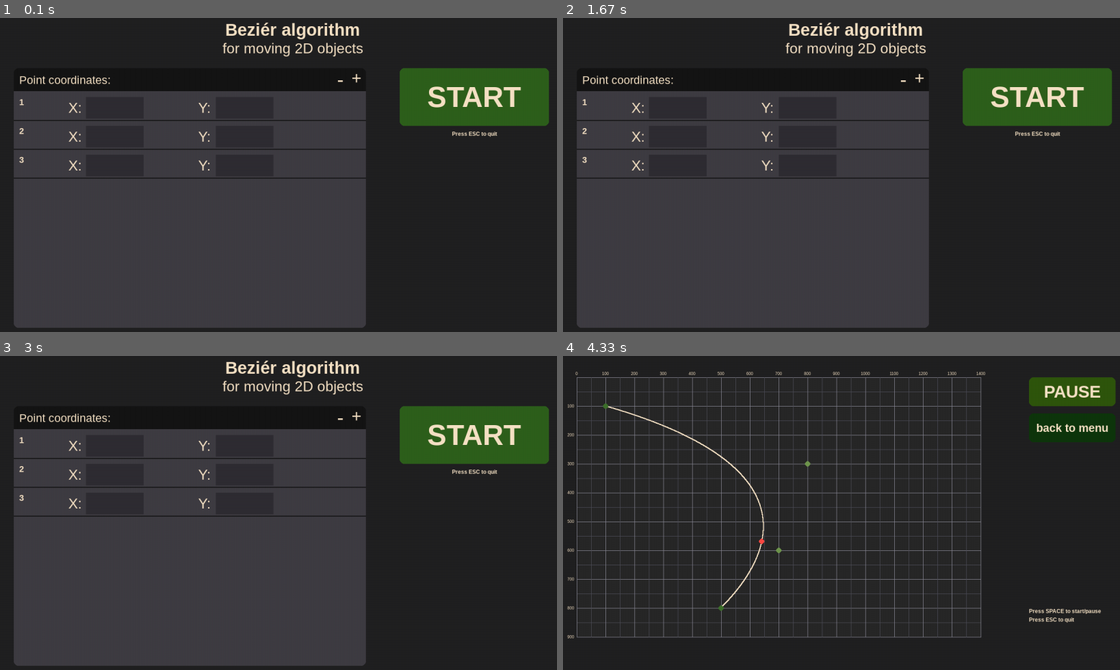
Above: before the commit, frames 1-4 (two rows, left to right).
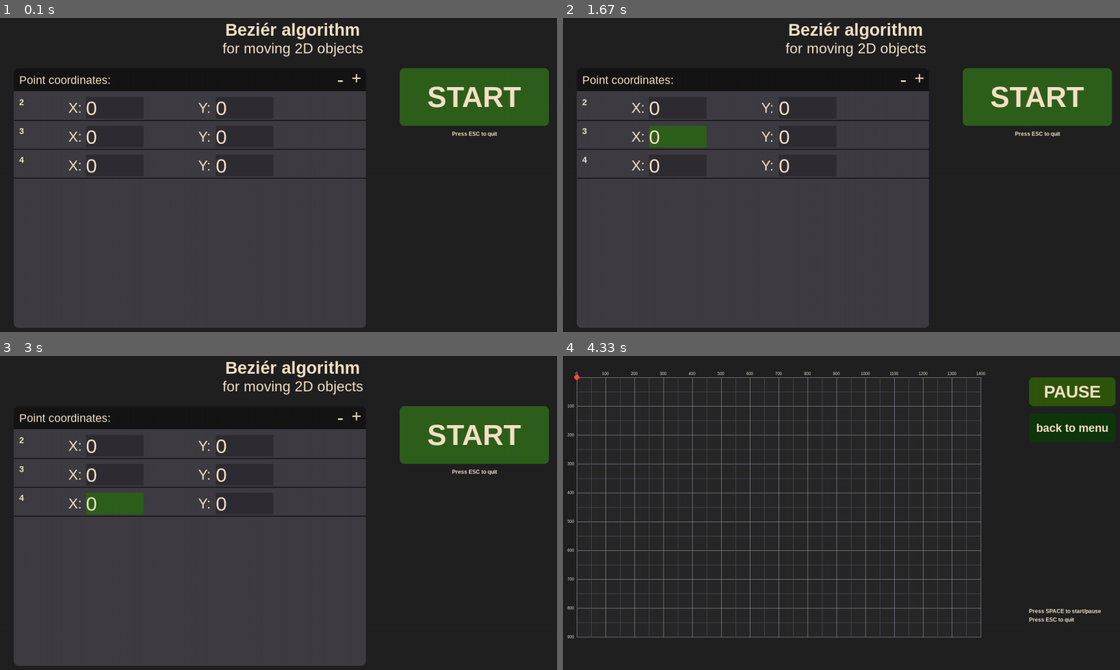
Above: after the commit, the same moments.

Repository: 0wlie22/bezier-curve-motion
Game: pygame game, started from main.py
Two runs of this game, one before a commit and one after it. Both use one fixed random seed, a clock stepped at 60 frames per second and the inputs below.
Inputs (mouse positions are in pixels of both pictures, inside the frame that each line leads up to):
- Up to frame 1 (0.1 s): no input
- Up to frame 2 (1.67 s): click (1053, 175) at 0.38 s; click "back to menu" at 0.72 s; click (663, 131) at 1.22 s; hold Backspace from 1.5 s (still down)
- Up to frame 3 (3 s): release Backspace at 1.97 s; click (116, 503) at 2.05 s, where only the run after the commit has a clickable "0"; tap Space at 2.83 s
- Up to frame 4 (4.33 s): click (980, 494) at 3.22 s; tap Space at 3.5 s; click "START" at 3.88 s

The runs differ from the first frame. In frame 1, 0.3% of the frame differs, in the area x 3-41%, y 25-50%; in frame 2, 0.9%; in frame 3, 0.9%; in frame 4, 0.4%.

Commit message:
Fixed drawing curve, added keyboard input (back to menu not working)

Diff:
--- a/main.py
+++ b/main.py
@@ -13,15 +13,10 @@
 K: float = HEIGHT / 1200
 
 input_boxes = []
-koord_list = [100, 100, 800, 300, 700, 600, 500, 800]
+
+
 BLOCK: int = int((100 * K) - (100 * K) % 2)
 
-line_koord_x: list[int] = []
-line_koord_y: list[int] = []
-
-# split coordinate list into separate x and y coordinate lists
-koord_x: list = koord_list[::2]
-koord_y: list = koord_list[1::2]
 
 colors: dict = {
     "fill": "#212122",
@@ -37,10 +32,11 @@
     "moving_dot": "#fb4943",
     "line": "#f6e2c5",
     "text": "#000000",
-    "input": "#2F2D33"
+    "input": "#2F2D33",
+    "back": "#0f360d"
 }
 
-
+# ---------------------------------------------------------------------------- drawing simple items
 def draw_grid():
     WIN.fill(colors["fill"])
 
@@ -70,41 +66,19 @@
         count_y += 1
 
 
-def draw_curve_dots():
-    for k in range(0, len(koord_list) - 1, 2):
-        if k == 0 or k == len(koord_list) - 2:
+def draw_button(label: str, color: str, x: int, y: int, width, height, size):
+    pg.draw.rect(WIN, color, (x, y, width, height), int(height / 2), 10)
+    blit_text(label, x + int(width / 2), y + int(height / 2), size, True, True, "xy")
+
+
+def draw_curve_dots(coord_list: list):
+    for k in range(0, len(coord_list) - 1, 2):
+        if k == 0 or k == len(coord_list) - 2:
             color = colors["main_dot"]
         else:
             color = colors["middle_dot"]
-        pg.draw.circle(WIN, color, (koord_list[k] / 100 * BLOCK + BLOCK, koord_list[k + 1] / 100 * BLOCK + BLOCK),
+        pg.draw.circle(WIN, color, (coord_list[k] / 100 * BLOCK + BLOCK, coord_list[k + 1] / 100 * BLOCK + BLOCK),
                        10 * K)
-
-
-def draw_bezier_curve(list_x, list_y):
-    for index in range(0, len(list_x)):
-        x = list_x[index] / 100 * BLOCK + BLOCK
-        y = list_y[index] / 100 * BLOCK + BLOCK
-        pg.draw.circle(WIN, colors["line"], (x, y), 1)
-
-
-def draw_button(label: str, color: str, x: int, y: int, width, height, size):
-    pg.draw.rect(WIN, color, (x, y, width, height), int(height / 2), 10)
-    blit_text(label, x + int(width / 2), y + int(height / 2), size, True, True, "xy")
-
-
-def calculate_polynomial(k_x: list, k_y: list, t: float) -> tuple[int, int]:
-    n = int(len(k_x))
-    x = y = 0
-
-    for j in range(0, n):
-        polynomial = binom(n - 1, j) * (1 - t) ** (n - 1 - j) * (t ** j)
-        x += k_x[j] * polynomial
-        y += k_y[j] * polynomial
-
-    line_koord_x.append(x)
-    line_koord_y.append(y)
-
-    return x, y
 
 
 def draw_axis_numbers():
@@ -120,10 +94,7 @@
 
 def blit_text(string: str, x: int, y: int, size: int, bold=False, change=False, change_coord="", text_color=""):
     font = pg.font.SysFont("Arial", int(size * K), bold=True) if bold else pg.font.SysFont("Arial", int(size * K))
-    if text_color == "red":
-        color = colors["error"]
-    else:
-        color = colors["line"]
+    color = colors["red"] if text_color == "red" else colors["line"]
 
     text = font.render(string, True, color)
 
@@ -138,23 +109,50 @@
     WIN.blit(text, (x, y))
 
 
-def draw_input_box(points: int, active_box: int):
+def draw_input_box(points: int, active_box: int, coord_list: list):
     input_boxes.clear()
-    color = colors["input"]
 
     for i in range(1, points + 1):
-        # color = colors["start_button"] if active_box == i + 1 else colors["input"]
         pg.draw.line(WIN, colors["header"], (BLOCK, 2 * BLOCK + BLOCK * i + int((HEIGHT - 4 * BLOCK) / 10)),
                      (BLOCK + (WIDTH - BLOCK) / 5 * 3 - 1, 2 * BLOCK + BLOCK * i + int((HEIGHT - 4 * BLOCK) / 10)), 2)
-        blit_text(str(i), int(1.2 * BLOCK), 2 * BLOCK + i * BLOCK, 30, bold=True)
+        blit_text(str(i + 1), int(1.2 * BLOCK), 2 * BLOCK + i * BLOCK, 30, bold=True)
         blit_text("X:", int(2.9 * BLOCK), 2 * BLOCK + i * BLOCK + int(0.1 * BLOCK), 50)
         blit_text("Y:", int(7.4 * BLOCK), 2 * BLOCK + i * BLOCK+ int(0.1 * BLOCK), 50)
-        pg.draw.rect(WIN, color, (int(3.5 * BLOCK), 2 * BLOCK + i * BLOCK, 2 * BLOCK, BLOCK - int(25 * K)))
-        pg.draw.rect(WIN, color, (8 * BLOCK, 2 * BLOCK + i * BLOCK, 2 * BLOCK, BLOCK - int(25 * K)))
+
+        color_x = colors["start_button"] if active_box == i * 2 - 1 else colors["input"]
+        color_y = colors["start_button"] if active_box == i * 2 else colors["input"]
+
+        pg.draw.rect(WIN, color_x, (int(3.5 * BLOCK), 2 * BLOCK + i * BLOCK, 2 * BLOCK, BLOCK - int(25 * K)))
+        pg.draw.rect(WIN, color_y, (8 * BLOCK, 2 * BLOCK + i * BLOCK, 2 * BLOCK, BLOCK - int(25 * K)))
         input_boxes.extend((int(3.5 * BLOCK), 2 * BLOCK + i * BLOCK, 8 * BLOCK, 2 * BLOCK + i * BLOCK))
-
-
-def main_menu(points: int, active_box: int):
+        blit_text(str(coord_list[2 * i - 2]), int(3.5 * BLOCK), 2 * BLOCK + i * BLOCK, 70)
+        blit_text(str(coord_list[2 * i - 1]), 8 * BLOCK, 2 * BLOCK + i * BLOCK, 70)
+# ---------------------------------------------------------------------------- drawing simple items
+
+
+def draw_bezier_curve(line_coord_x: list, line_coord_y: list):
+    for index in range(0, len(line_coord_x)):
+        x = line_coord_x[index] / 100 * BLOCK + BLOCK
+        y = line_coord_y[index] / 100 * BLOCK + BLOCK
+        pg.draw.circle(WIN, colors["line"], (x, y), 1)
+
+
+def calculate_polynomial(x_coordinates: list, y_coordinates: list, line_coord_x: list, line_coord_y: list, time: float) -> tuple[int, int]:
+    n = int(len(x_coordinates))
+    x = y = 0
+
+    for j in range(0, n):
+        polynomial = binom(n - 1, j) * (1 - time) ** (n - 1 - j) * (time ** j)
+        x += x_coordinates[j] * polynomial
+        y += y_coordinates[j] * polynomial
+
+    line_coord_x.append(x)
+    line_coord_y.append(y)
+
+    return x, y
+
+
+def main_menu(points: int, active_box: int, coord_list: list):
     WIN.fill(colors["fill"])
 
     # title
@@ -181,12 +179,12 @@
     blit_text("+", int(0.5 * BLOCK + (WIDTH - BLOCK) / 5 * 3), 2 * BLOCK, 60)
     blit_text("-", int(0.5 * BLOCK + (WIDTH - BLOCK) / 5 * 3 - 50 * K), 2 * BLOCK, 70)
 
-    draw_input_box(points, active_box)
-
-
-def curve_window(time: float, move_point: bool):
+    draw_input_box(points, active_box, coord_list)
+
+
+def curve_window(time: float, move_point: bool, line_coord_x: list, line_coord_y: list, coord_list: list, x_coordinates: list, y_coordinates: list):
     draw_grid()
-    draw_bezier_curve(line_koord_x, line_koord_y)
+    draw_bezier_curve(line_coord_x, line_coord_y)
 
     # start/pause button
     if not move_point:
@@ -196,12 +194,12 @@
         text = "PAUSE"
         color = colors["pause_button"]
     draw_button(text, color, int(15 * BLOCK + (WIDTH - 15 * BLOCK - BLOCK * 3) / 2), BLOCK, 3 * BLOCK, BLOCK, 60)
-    draw_button("back to menu", "#0f360d", int(15 * BLOCK + (WIDTH - 15 * BLOCK - BLOCK * 3) / 2),
+    draw_button("back to menu", colors["back"], int(15 * BLOCK + (WIDTH - 15 * BLOCK - BLOCK * 3) / 2),
                 2 * BLOCK + int(25 * K), 3 * BLOCK, BLOCK, 40)
 
-    draw_curve_dots()
-
-    x, y = calculate_polynomial(koord_x, koord_y, time)
+    draw_curve_dots(coord_list)
+
+    x, y = calculate_polynomial(x_coordinates, y_coordinates, line_coord_x, line_coord_y, time)
     pg.draw.circle(WIN, colors["moving_dot"], (x / 100 * BLOCK + BLOCK, y / 100 * BLOCK + BLOCK), int(10 * K))
 
     # instructions
@@ -216,12 +214,12 @@
     move_point: bool = False
     points: int = 3
     active_box: int = -1
-
-    # fill the list with line coordinate values
-    while time <= 1:
-        calculate_polynomial(koord_x, koord_y, time)
-        time += 0.0001
-    time = 0
+    user_text: str = ""
+    coord_list = [0] * points * 2
+    line_coord_x: list[int] = []
+    line_coord_y: list[int] = []
+    x_coordinates: list = []
+    y_coordinates: list = []
 
     pg.init()
     pg.display.set_caption("Beziér curve")
@@ -248,12 +246,24 @@
                             (7 * BLOCK) + (int((HEIGHT - 4 * BLOCK) / 4)):
                         menu = False
 
+                        # split coordinate list into separate x and y coordinate lists
+                        x_coordinates = coord_list[::2]
+                        y_coordinates = coord_list[1::2]
+
+                        # fill the list with line coordinate values
+                        while time <= 1:
+                            calculate_polynomial(x_coordinates, y_coordinates, line_coord_x, line_coord_y, time)
+                            time += 0.001
+                        time = 0
+
                     # + button in the main menu
                     elif BLOCK <= mouse[1] <= 2 * BLOCK + int((HEIGHT - 4 * BLOCK) / 10) and BLOCK + \
                             (WIDTH - BLOCK) / 5 * 3 - int((HEIGHT - 4 * BLOCK) / 10) <= mouse[0] <= \
                             BLOCK + (WIDTH - BLOCK) / 5 * 3:
                         if points < 7:
                             points += 1
+                            active_box = -1
+                            coord_list.extend((0,0))
 
                     # - button in the main menu
                     elif BLOCK <= mouse[1] <= 2 * BLOCK + int((HEIGHT - 4 * BLOCK) / 10) and BLOCK + \
@@ -261,19 +271,26 @@
                             BLOCK + (WIDTH - BLOCK) / 5 * 3:
                         if points > 3:
                             points -= 1
+                            active_box = -1
+                            del coord_list[-2:]
+
 
                     # point coordinates input boxes in main menu
                     for i in range(0, int(len(input_boxes)), 2):
                         if input_boxes[i] <= mouse[0] <= input_boxes[i] + 2 * BLOCK and \
                             input_boxes[i + 1] <= mouse[1] <= input_boxes[i + 1] + BLOCK - int(25 * K):
-                            active_box = i/2
+                            active_box = int(i/2 + 1)
+                            user_text = ""
 
                 else:
-                    # # BACK TO MENU button in curve window
+                    # BACK TO MENU button in curve window
                     if 15 * BLOCK + (WIDTH - 15 * BLOCK - BLOCK * 3) / 2 <= mouse[0] <= \
                             (15 * BLOCK + (WIDTH - 15 * BLOCK - BLOCK * 3) / 2) + 3 * BLOCK and \
                             2 * BLOCK + int(25 * K) <= mouse[1] <= 2 * BLOCK + int(25 * K) + BLOCK:
                         menu = True
+                        coord_list = [0] * points * 2
+                        line_coord_y.clear()
+                        line_coord_x.clear()
 
                     # START button in curve window
                     if int(1550 * K) <= mouse[0] <= int(1850 * K) and BLOCK <= mouse[1] <= 2 * BLOCK:
@@ -281,13 +298,37 @@
                         if time > 1:
                             time = 0
 
+            if active_box != -1:
+                if event.type == pg.KEYDOWN:
+                    if event.key == pg.K_BACKSPACE:
+                        user_text = user_text[:-1]
+                        if len(user_text) == 0:
+                            user_text = "0"
+                    else:
+                        user_text += event.unicode
+
+                    if user_text.isnumeric():
+                        if active_box % 2 == 1:
+                            if 0 <= int(user_text) <= 1400:
+                                coord_list[active_box - 1] = int(user_text)
+                            else:
+                                user_text = "0"
+                        else:
+                            if 0 <= int(user_text) <= 900:
+                                coord_list[active_box - 1] = int(user_text)
+                            else:
+                                user_text = "0"
+                    else:
+                        user_text = "0"
+
         if time > 1:
             move_point = False
 
         if menu:
-            main_menu(points, active_box)
+            main_menu(points, active_box, coord_list)
         else:
-            curve_window(time, move_point)
+            curve_window(time, move_point, line_coord_x, line_coord_y, coord_list, x_coordinates, y_coordinates)
+
         if move_point:
             time += 0.01
 
